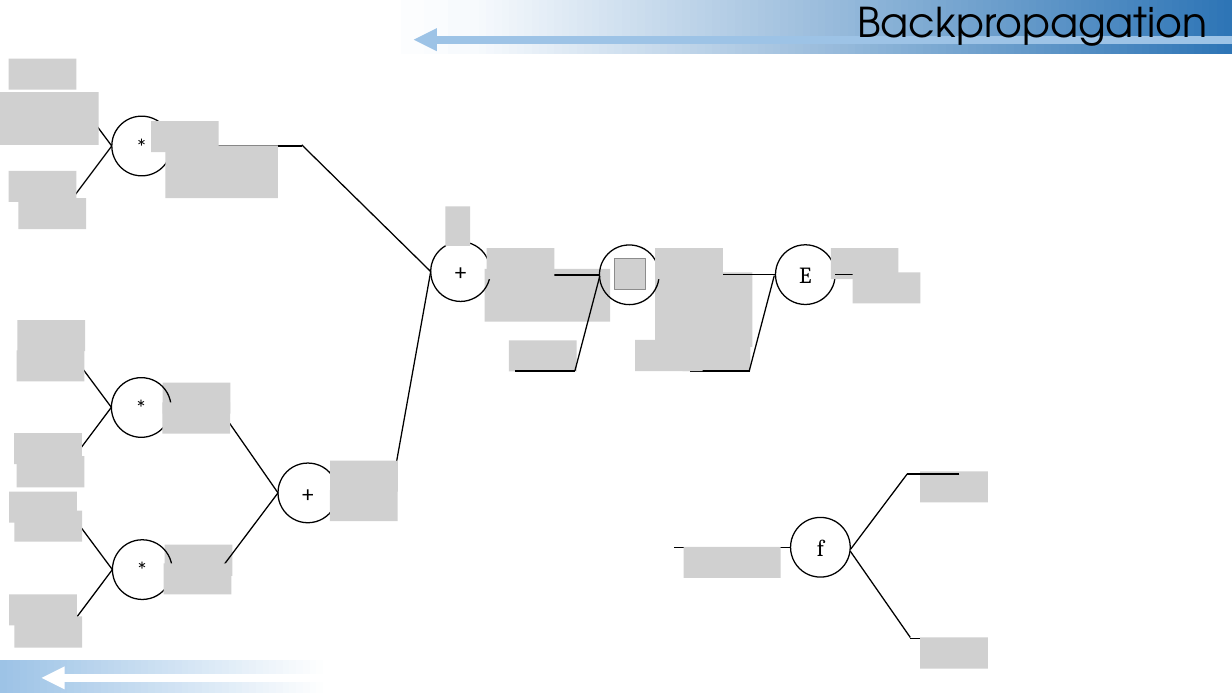
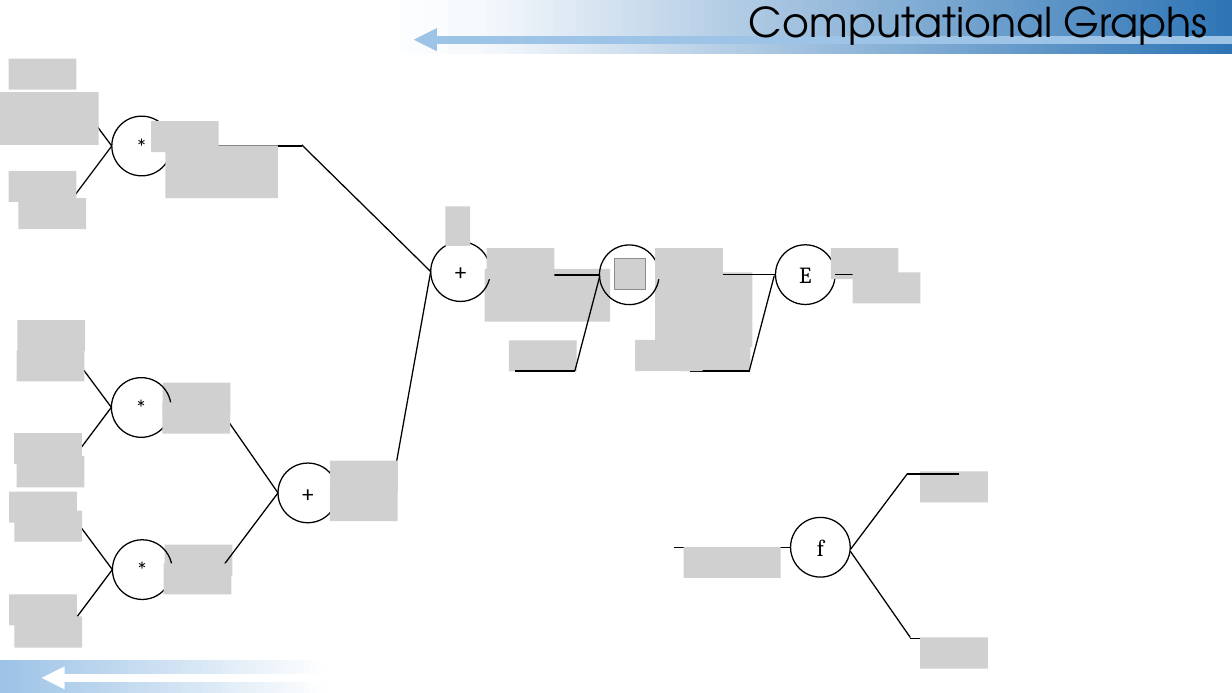
Before and after one commit to GradyKurpasi/RNN-Tutorial, a slide deck: slide 27 of MLP-RNN Tutorial.pptx. Drawn at 1232x693 pixels with LibreOffice and Linux fonts; fonts in the diff are those of the drawing; grey boxes stand for pictures. Boxes give left, top, right and bottom in pixels: in the first picture for what was removed or moved away, otherwise in the second. Text is boxed around its words. In the diff, an @@ line names an element or a change of style, - is before the commit and + after.

```diff
--- a/MLP-RNN Tutorial.pptx
+++ b/MLP-RNN Tutorial.pptx
@@ title at [749,0,1208,57]: text changed @@
-Backpropagation
+Computational Graphs
```
Also in this commit, not shown: 17 other slides changed, 20 slides added, 1 slide removed, 3 other files.
